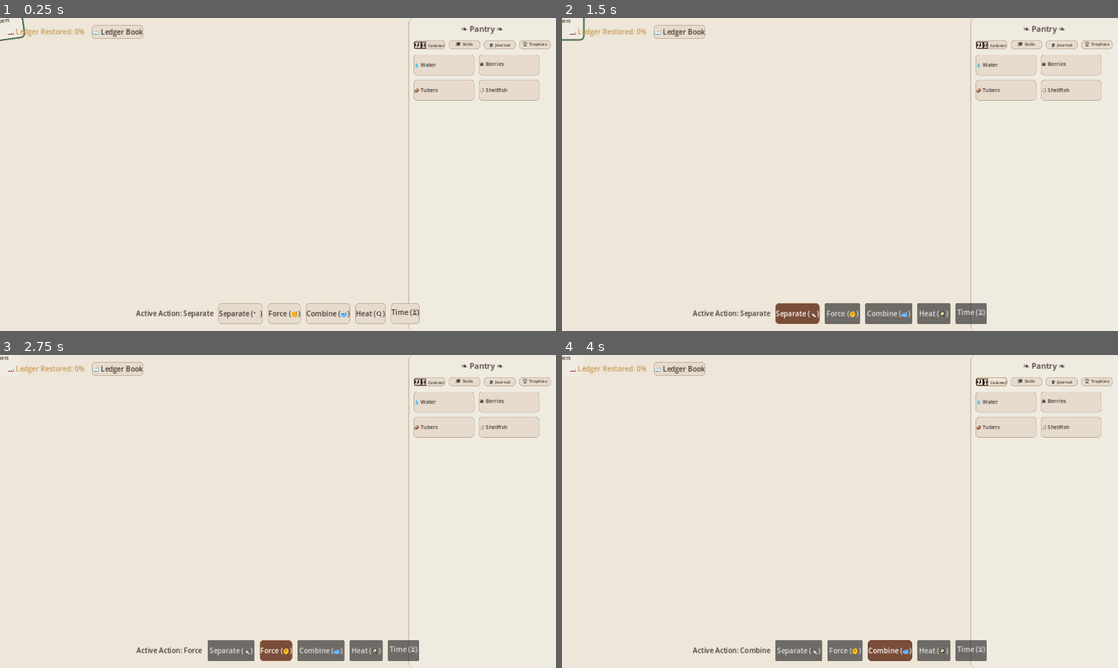
Above: before the commit, frames 1-4 (two rows, left to right).
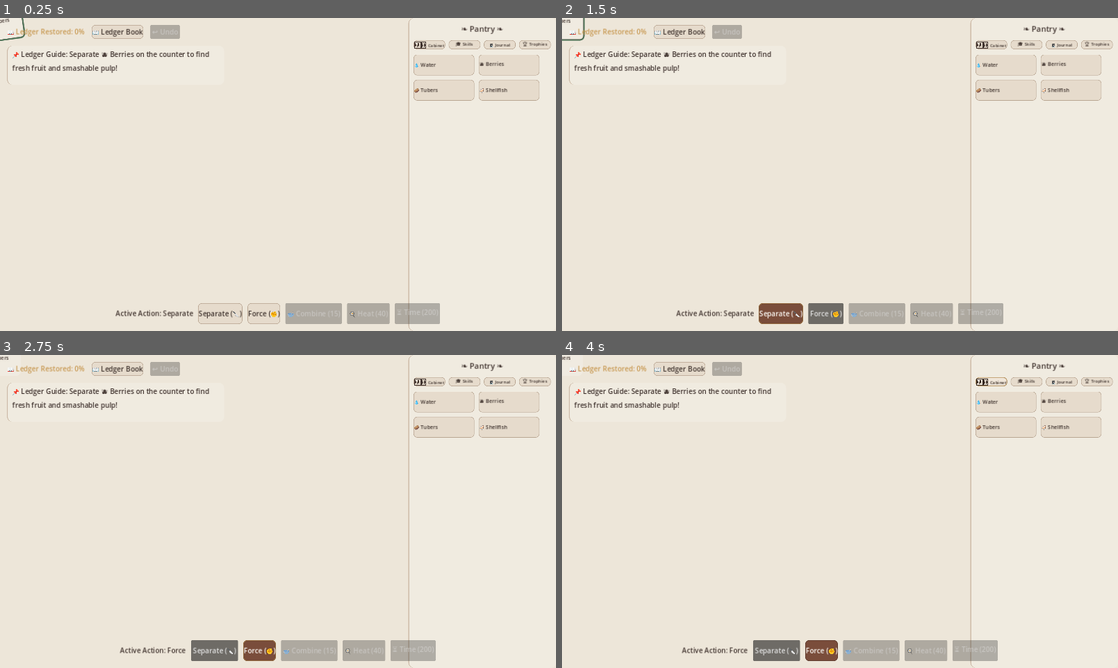
Above: after the commit, the same moments.

Repository: Kolajy/cooking_alchemist
Game: Godot game, scene res://scenes/main.tscn
Same seed, same stepped clock (60 frames per second), same inputs: the game is played once before the commit and once after it.
Inputs (mouse positions are in pixels of both pictures, inside the frame that each line leads up to):
- Up to frame 1 (0.25 s): no input
- Up to frame 2 (1.5 s): click "📖 Ledger Book" at 0.5 s; click "Separate (🔪)" at 1.25 s
- Up to frame 3 (2.75 s): click "Force (✊)" at 2 s
- Up to frame 4 (4 s): click (884, 649) at 2.75 s, where only the run before the commit has a clickable "Combine (🥣)"; click "🗄️ Cabinet" at 3.5 s

The runs differ from the first frame. In frame 1, 2.8% of the frame differs, in the area x 1-80%, y 2-98%; in frame 2, 3.3%; in frame 3, 3.3%; in frame 4, 3.5%, in the area x 1-79%, y 2-98%.

Commit message:
feat(godot): implement feature parity with web client: Grandmother's Ledger Guide Note, dynamic action locks progression, and countertop Undo stack

Diff:
--- a/godot/scenes/workspace.tscn
+++ b/godot/scenes/workspace.tscn
@@ -30,6 +30,31 @@
 [node name="BtnLedgerBook" type="Button" parent="UI/HeaderBar"]
 layout_mode = 2
 text = "📖 Ledger Book"
+
+[node name="BtnUndo" type="Button" parent="UI/HeaderBar"]
+layout_mode = 2
+text = "↩ Undo"
+disabled = true
+
+[node name="GuideNote" type="Panel" parent="UI"]
+offset_left = 16.0
+offset_top = 64.0
+offset_right = 516.0
+offset_bottom = 154.0
+
+[node name="GuideText" type="Label" parent="UI/GuideNote"]
+layout_mode = 1
+anchors_preset = 15
+anchor_right = 1.0
+anchor_bottom = 1.0
+offset_left = 12.0
+offset_top = 8.0
+offset_right = -12.0
+offset_bottom = -8.0
+grow_horizontal = 2
+grow_vertical = 2
+text = "📌 Ledger Guide: Separate berries..."
+autowrap_mode = 2
 
 [node name="ActionBar" type="HBoxContainer" parent="UI"]
 anchors_preset = 12
--- a/godot/scripts/workspace.gd
+++ b/godot/scripts/workspace.gd
@@ -5,6 +5,8 @@
 
 @onready var token_container = $TokenContainer
 @onready var action_label = $UI/ActionBar/ActiveActionLabel
+
+var undo_entry: Dictionary = {}
 
 func _ready():
 	GameState.connect("discovery_changed", Callable(self, "_on_discovery_changed"))
@@ -22,9 +24,14 @@
 		get_node("UI/ActionBar/BtnTime").pressed.connect(set_active_action.bind("time"))
 	if has_node("UI/HeaderBar/BtnLedgerBook"):
 		get_node("UI/HeaderBar/BtnLedgerBook").pressed.connect(_on_ledger_book_pressed)
+	if has_node("UI/HeaderBar/BtnUndo"):
+		get_node("UI/HeaderBar/BtnUndo").pressed.connect(apply_undo)
 
 	update_action_ui()
 	update_progress_ui()
+	update_action_locks()
+	update_guide_note()
+	update_undo_button()
 	# Spawn starters to begin
 	spawn_starter_tokens()
 
@@ -40,9 +47,9 @@
 	for i in range(starters_to_spawn.size()):
 		var id = starters_to_spawn[i]
 		var pos = spawn_points[i]
-		spawn_token(id, pos)
-
-func spawn_token(id: String, pos: Vector2):
+		spawn_token(id, pos, false)
+
+func spawn_token(id: String, pos: Vector2, push_undo: bool = true):
 	if not token_scene:
 		return
 	var token = token_scene.instantiate()
@@ -51,9 +58,14 @@
 	token.setup(id)
 	update_highlights()
 
+	if push_undo:
+		push_undo_spawn(id, pos)
+
 func _on_discovery_changed():
 	update_highlights()
 	update_progress_ui()
+	update_action_locks()
+	update_guide_note()
 
 func update_progress_ui():
 	if has_node("UI/HeaderBar/LedgerProgressLabel"):
@@ -188,6 +200,7 @@
 						next_output = outputs[0]
 
 					var old_pos = token.global_position
+					var old_id = token.item_id
 					token.queue_free()
 
 					# Play SFX and Particle effects based on action
@@ -206,7 +219,8 @@
 
 					# Spawn result at the same position
 					GameState.discover_ingredient(next_output)
-					spawn_token(next_output, old_pos)
+					spawn_token(next_output, old_pos, false)
+					push_undo_technique(old_id, next_output, old_pos)
 					return
 
 func on_token_released(dragged_token):
@@ -227,7 +241,9 @@
 
 	if target_token:
 		# Check if they can combine
-		var inputs = [dragged_token.item_id, target_token.item_id]
+		var id1 = dragged_token.item_id
+		var id2 = target_token.item_id
+		var inputs = [id1, id2]
 		var result = get_combine_result(inputs)
 		if result != "":
 			var spawn_pos = target_token.global_position
@@ -239,7 +255,8 @@
 			spawn_particles("Sparkles", spawn_pos)
 
 			GameState.discover_ingredient(result)
-			spawn_token(result, spawn_pos)
+			spawn_token(result, spawn_pos, false)
+			push_undo_combine(id1, id2, result, spawn_pos)
 		else:
 			# Bounce back if invalid
 			dragged_token.target_position = dragged_token.global_position - dragged_token.velocity * 0.1
@@ -264,7 +281,7 @@
 
 func spawn_token_at_mouse(id: String):
 	var pos = get_global_mouse_position()
-	spawn_token(id, pos)
+	spawn_token(id, pos, true)
 	# Find the newly spawned token to start dragging immediately
 	var tokens = token_container.get_children()
 	if tokens.size() > 0:
@@ -278,3 +295,130 @@
 		add_child(node)
 		node.global_position = pos
 		node.play_effect(type)
+
+func push_undo_spawn(item_id: String, pos: Vector2):
+	undo_entry = {
+		"type": "spawn",
+		"item_id": item_id,
+		"pos": pos
+	}
+	update_undo_button()
+
+func push_undo_technique(input_id: String, output_id: String, pos: Vector2):
+	undo_entry = {
+		"type": "technique",
+		"input_id": input_id,
+		"output_id": output_id,
+		"pos": pos
+	}
+	update_undo_button()
+
+func push_undo_combine(input1_id: String, input2_id: String, output_id: String, pos: Vector2):
+	undo_entry = {
+		"type": "combine",
+		"input1_id": input1_id,
+		"input2_id": input2_id,
+		"output_id": output_id,
+		"pos": pos
+	}
+	update_undo_button()
+
+func update_undo_button():
+	if has_node("UI/HeaderBar/BtnUndo"):
+		var btn = get_node("UI/HeaderBar/BtnUndo")
+		btn.disabled = undo_entry.is_empty()
+
+func apply_undo():
+	if undo_entry.is_empty():
+		return
+
+	var type = undo_entry.get("type", "")
+	if type == "spawn":
+		var match_token = null
+		for token in token_container.get_children():
+			if token.item_id == undo_entry.get("item_id"):
+				match_token = token
+				break
+		if match_token:
+			match_token.queue_free()
+	elif type == "technique":
+		var match_token = null
+		for token in token_container.get_children():
+			if token.item_id == undo_entry.get("output_id") and token.global_position.distance_to(undo_entry.get("pos")) < 10.0:
+				match_token = token
+				break
+		if not match_token:
+			for token in token_container.get_children():
+				if token.item_id == undo_entry.get("output_id"):
+					match_token = token
+					break
+		if match_token:
+			match_token.queue_free()
+			spawn_token(undo_entry.get("input_id"), undo_entry.get("pos"), false)
+	elif type == "combine":
+		var match_token = null
+		for token in token_container.get_children():
+			if token.item_id == undo_entry.get("output_id") and token.global_position.distance_to(undo_entry.get("pos")) < 10.0:
+				match_token = token
+				break
+		if not match_token:
+			for token in token_container.get_children():
+				if token.item_id == undo_entry.get("output_id"):
+					match_token = token
+					break
+		if match_token:
+			match_token.queue_free()
+			var spawn_pos = undo_entry.get("pos")
+			spawn_token(undo_entry.get("input1_id"), spawn_pos - Vector2(40, 0), false)
+			spawn_token(undo_entry.get("input2_id"), spawn_pos + Vector2(40, 0), false)
+
+	SoundManager.play_sfx("ui_select")
+	undo_entry.clear()
+	update_undo_button()
+
+func update_action_locks():
+	var count = GameState.get_unlocked_recipes_count()
+	if has_node("UI/ActionBar/BtnCombine"):
+		var btn = get_node("UI/ActionBar/BtnCombine")
+		btn.disabled = count < 15
+		btn.text = "Combine (🥣)" if count >= 15 else "🥣 Combine (15)"
+	if has_node("UI/ActionBar/BtnHeat"):
+		var btn = get_node("UI/ActionBar/BtnHeat")
+		btn.disabled = count < 40
+		btn.text = "Heat (🍳)" if count >= 40 else "🍳 Heat (40)"
+	if has_node("UI/ActionBar/BtnTime"):
+		var btn = get_node("UI/ActionBar/BtnTime")
+		btn.disabled = count < 200
+		btn.text = "Time (⏳)" if count >= 200 else "⏳ Time (200)"
+
+func update_guide_note():
+	if not has_node("UI/GuideNote/GuideText"):
+		return
+
+	var label = get_node("UI/GuideNote/GuideText")
+	var count = GameState.get_unlocked_recipes_count()
+	var hint = ""
+
+	var has_smashed_berries = GameState.is_discovered("smashed_berries")
+	var has_potato = GameState.is_discovered("potato")
+	var has_mashed_potato = GameState.is_discovered("mashed_potato")
+	var has_sprouted_seeds = GameState.is_discovered("sprouted_seeds")
+
+	if not has_smashed_berries:
+		hint = "📌 Ledger Guide: Separate 🫐 Berries on the counter to find fresh fruit and smashable pulp!"
+	elif not has_potato:
+		hint = "📌 Ledger Guide: Separate 🥔 Tubers on the counter to find a fresh Potato!"
+	elif not has_mashed_potato:
+		hint = "📌 Ledger Guide: Use your new ✊ Force action to smash the 🥔 Potato into a fluffy mash!"
+	elif count < 15:
+		hint = "📌 Ledger Guide: Restore 15 recipes in your Ledger to unlock the 🥣 Combine action (Current: " + str(count) + "/15)."
+	elif not has_sprouted_seeds:
+		hint = "📌 Ledger Guide: Combine 🌻 Seeds and 💧 Water on the counter using the 🥣 Combine action to grow sprouted greens!"
+	elif count < 40:
+		hint = "📌 Ledger Guide: Continue combining and discovering dishes. Reach 40 recipes to unlock 🍳 Heat (Current: " + str(count) + "/40)."
+	elif count < 200 or not GameState.is_discovered("berry_pulp"):
+		hint = "📌 Ledger Guide: Work towards restoring 200 recipes and finding Berry Pulp to master ⏳ Time (Current: " + str(count) + "/200)."
+	else:
+		hint = "📌 Ledger Guide: Grandmother's ledger is nearly restored! Search for remaining secrets in the Ledger Book."
+
+	label.text = hint
Not shown, changed: godot_web_dist/index.html
Not shown, changed: godot_web_dist/index.pck
